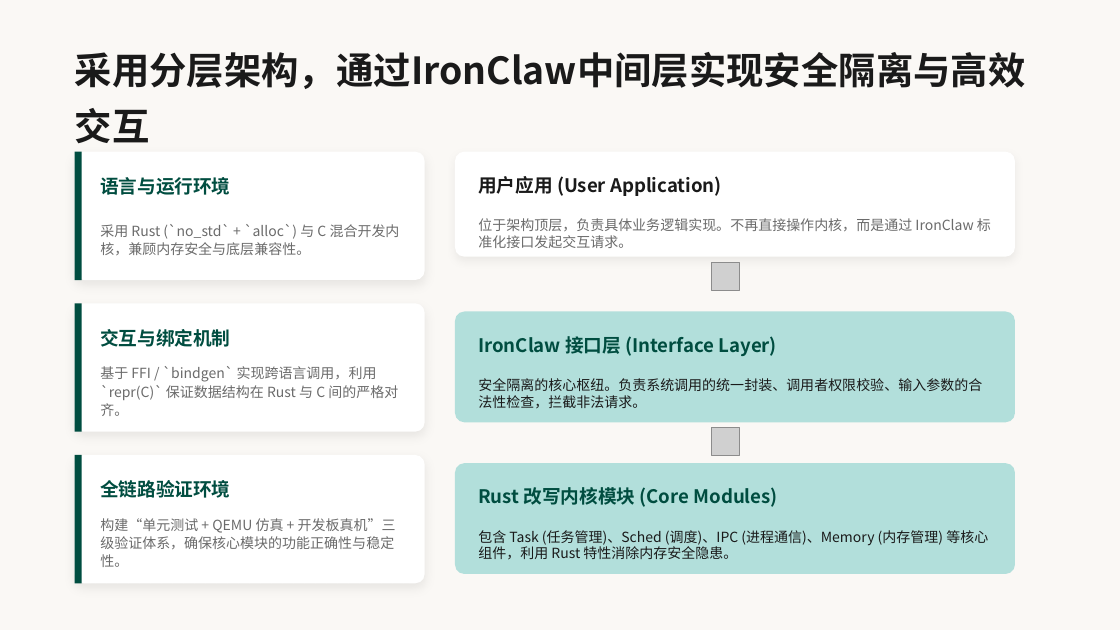
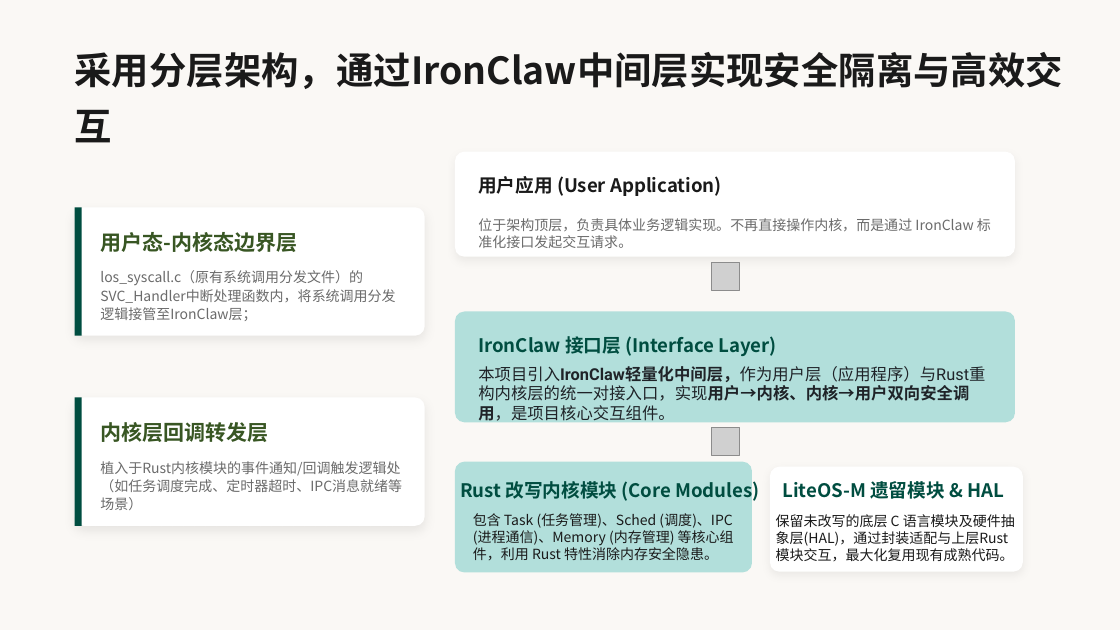
Before and after one commit to OSH-2026/Vexilon, a slide deck: slide 13 of docs/Vexilon项目汇报：基于Rust与IronClaw重构LiteOS-M内核.pptx (slide 16 before the commit). Drawn at 1120x630 pixels with LibreOffice and Linux fonts; fonts in the diff are those of the drawing; grey boxes stand for pictures. Boxes give left, top, right and bottom in pixels: in the first picture for what was removed or moved away, otherwise in the second. Text is boxed around its words. In the diff, an @@ line names an element or a change of style, - is before the commit and + after.

Commit message:
修改了ppt文件

```diff
--- a/docs/Vexilon项目汇报：基于Rust与IronClaw重构LiteOS-M内核.pptx
+++ b/docs/Vexilon项目汇报：基于Rust与IronClaw重构LiteOS-M内核.pptx
@@ text "采用分层架构，通过IronClaw中间层实现安全隔离与高效交互" rewrapped from [75, 52, 1026, 89] to [75, 52, 1063, 89] @@
@@ rounded rectangle: place and size @@
-rounded rectangle at [75, 152, 425, 281]
+rounded rectangle at [75, 208, 425, 336]
@@ rounded rectangle: place and size @@
-rounded rectangle at [75, 152, 82, 281]
+rounded rectangle at [75, 208, 82, 336]
@@ text at [100, 232, 297, 252]: text changed; size 16 to 18 pt; text colour #004D40 to #385723 @@
-语言与运行环境
+用户态-内核态边界层
@@ text at [100, 270, 395, 321]: text changed @@
-采用 Rust (`no_std` + `alloc`) 与 C 混合开发内核，兼顾内存安全与底层兼容性。
+los_syscall.c（原有系统调用分发文件）的SVC_Handler中断处理函数内，将系统调用分发逻辑接管至IronClaw层；
@@ text at [478, 366, 985, 424]: text changed; size 12 to 14 pt; font Noto Sans CJK SC to Roboto; text colour #1A1A1A to #1F2328 @@
-安全隔离的核心枢纽。负责系统调用的统一封装、调用者权限校验、输入参数的合法性检查，拦截非法请求。
+本项目引入IronClaw轻量化中间层，作为用户层（应用程序）与Rust重构内核层的统一对接入口，实现用户→内核、内核→用户双向安全调用，是项目核心交互组件。
@@ rounded rectangle: place and size @@
-rounded rectangle at [75, 303, 425, 432]
+rounded rectangle at [75, 397, 425, 526]
@@ rounded rectangle: place and size @@
-rounded rectangle at [75, 303, 82, 432]
+rounded rectangle at [75, 397, 82, 526]
@@ text at [100, 422, 268, 442]: text changed; size 16 to 18 pt; text colour #004D40 to #385723 @@
-交互与绑定机制
+内核层回调转发层
@@ rounded rectangle removed at [75, 455, 425, 584] @@
@@ rounded rectangle removed at [75, 455, 82, 584] @@
@@ text at [100, 461, 402, 492]: text changed @@
-基于 FFI / `bindgen` 实现跨语言调用，利用 `repr(C)` 保证数据结构在 Rust 与 C 间的严格对齐。
+植入于Rust内核模块的事件通知/回调触发逻辑处（如任务调度完成、定时器超时、IPC消息就绪等场景）
@@ rounded rectangle: place and size @@
-rounded rectangle at [455, 463, 1016, 574]
+rounded rectangle at [455, 462, 753, 573]
@@ text "Rust 改写内核模块 (Core Modules)" rewrapped from [478, 487, 777, 507] to [460, 478, 759, 503] @@
@@ rounded rectangle added at [770, 467, 1023, 572], fill #FFFFFF @@
@@ text removed at [100, 480, 230, 498] @@
-全链路验证环境
@@ text added at [782, 481, 1004, 499], 16 pt, text #004D40, bold @@
+LiteOS-M 遗留模块 & HAL
@@ text removed at [100, 518, 396, 567] @@
-构建“单元测试 + QEMU 仿真 + 开发板真机”三级验证体系，确保核心模块的功能正确性与稳定性。
@@ text "包含 Task (任务管理)、Sched (调度)、IPC (进程通信)、Memory ..." rewrapped from [478, 530, 988, 560] to [473, 513, 734, 560] @@
@@ text added at [776, 514, 1015, 561], 12 pt, text #1A1A1A @@
+保留未改写的底层 C 语言模块及硬件抽象层(HAL)，通过封装适配与上层Rust模块交互，最大化复用现有成熟代码。
```
Also in this commit, not shown: 7 other slides changed, 10 slides added, 11 slides removed.
